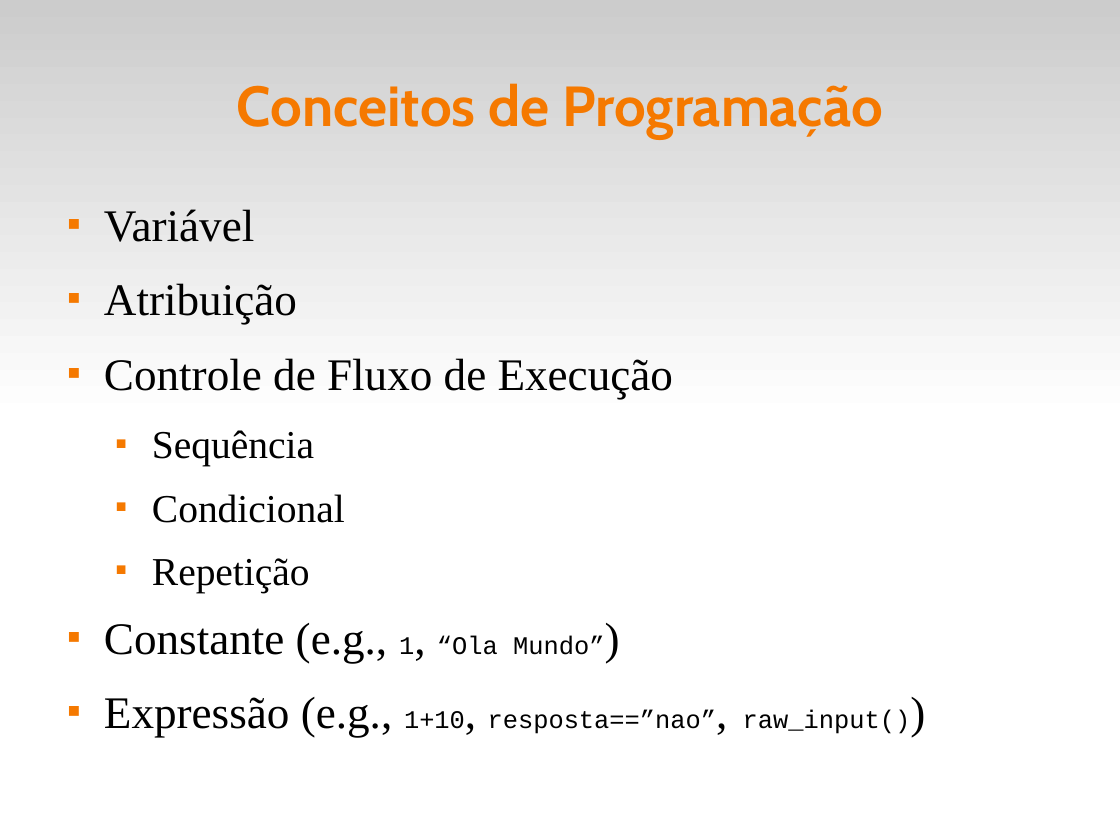
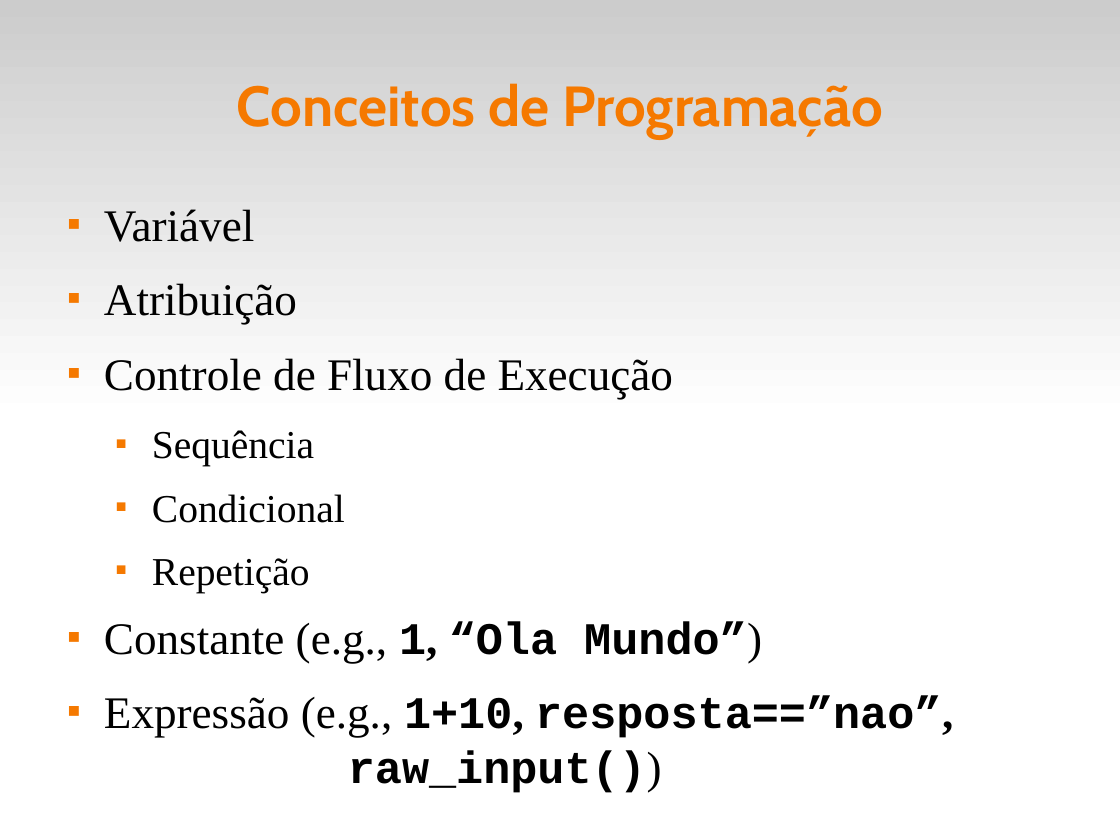
Before and after one commit to fsantanna-uerj/IPD, a slide deck: slide 3 of slides/ipd-03.odp. Drawn at 1120x840 pixels with LibreOffice and Linux fonts; fonts in the diff are those of the drawing. Boxes give left, top, right and bottom in pixels: in the first picture for what was removed or moved away, otherwise in the second. Text is boxed around its words. In the diff, an @@ line names an element or a change of style, - is before the commit and + after.

```diff
--- a/slides/ipd-03.odp
+++ b/slides/ipd-03.odp
@@ text at [104,622,953,793]: size 18 to 32 pt, bold on in "1, “Ola Mundo”)", "1+10, resposta==”nao”, raw_input())" @@
```
Also in this commit, not shown: 1 other slide changed, 3 other files.
